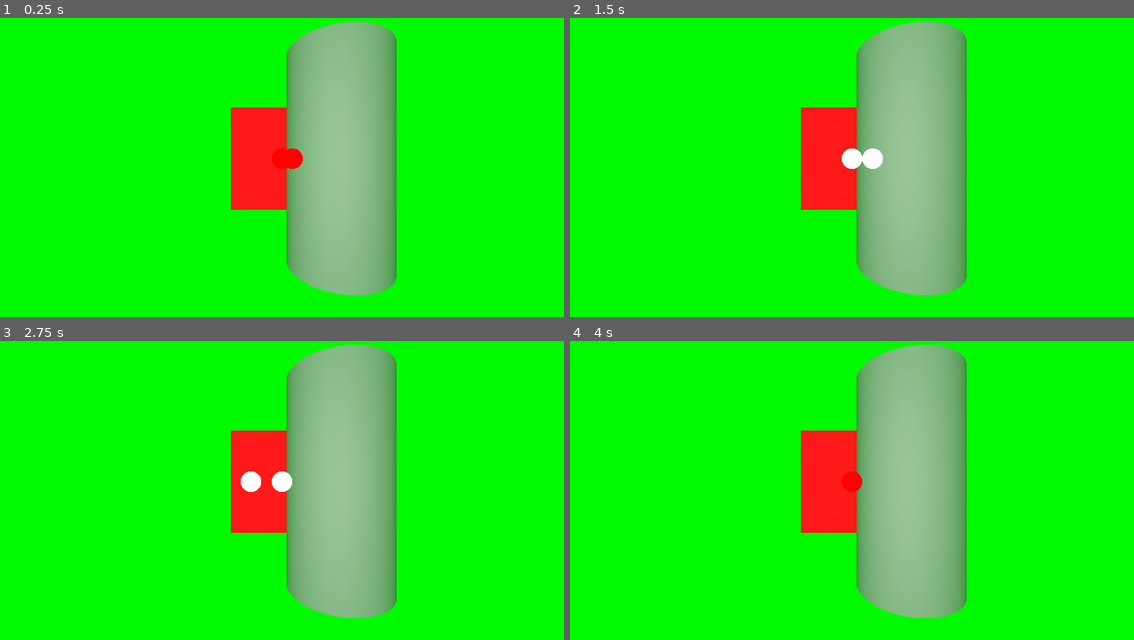
Above: before the commit, frames 1-4 (two rows, left to right).
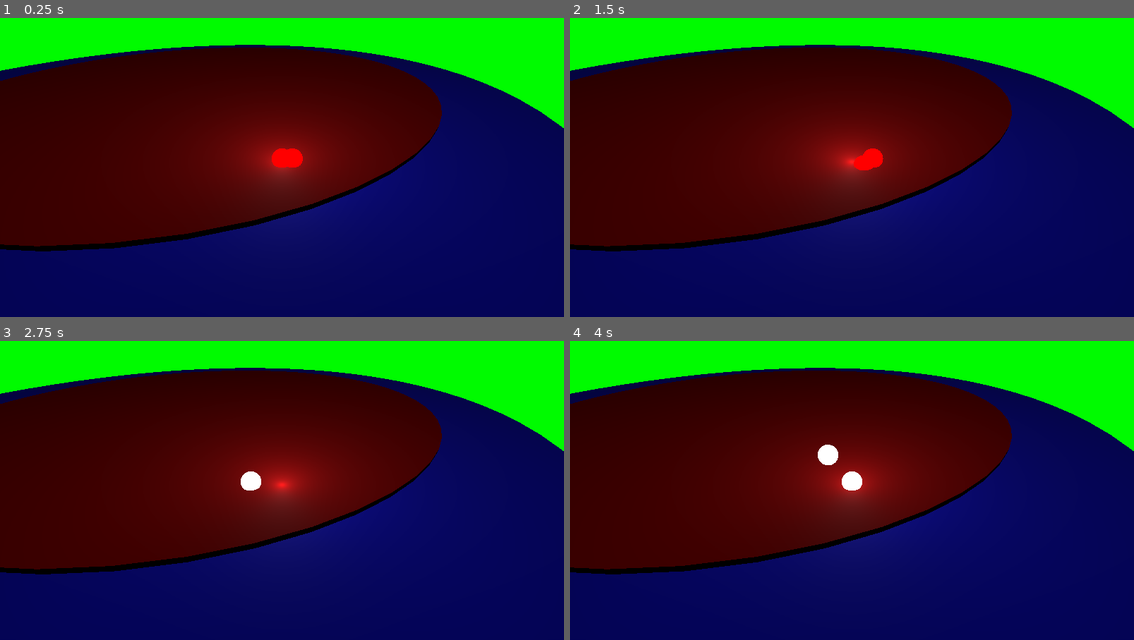
Above: after the commit, the same moments.

Repository: six-two/first-vr-test
Game: Godot game, scene res://xr_main.tscn
The game is run twice, just before and just after one commit, with the same random seed, the same clock (stepped at 60 frames per second) and the same inputs.
Inputs (mouse positions are in pixels of both pictures, inside the frame that each line leads up to):
- Up to frame 1 (0.25 s): no input
- Up to frame 2 (1.5 s): move the mouse to (976, 143) at 0.52 s; click (976, 143) at 0.67 s; drag from (739, 173) to (823, 221) at 1.27 s
- Up to frame 3 (2.75 s): move the mouse to (338, 412) at 2.02 s; click (338, 412) at 2.17 s
- Up to frame 4 (4 s): drag from (823, 544) to (682, 433) at 2.77 s; move the mouse to (1021, 529) at 3.52 s; click (1021, 529) at 3.67 s

The runs differ from the first frame. In frame 1, 86% of the frame differs, in the area x 0-100%, y 1-100%; in frame 2, 87%; in frame 3, 87%; in frame 4, 87%.

Commit message:
Added a drumb with two hit zones (edge and center)

Diff:
--- /dev/null
+++ b/taiko/drumb.tscn
@@ -0,0 +1,69 @@
+[gd_scene load_steps=10 format=3 uid="uid://bo6t1gw5eket4"]
+
+[ext_resource type="Script" uid="uid://qiwsebo5cwpv" path="res://taiko/drumb_events.gd" id="1_mcgeg"]
+
+[sub_resource type="StandardMaterial3D" id="StandardMaterial3D_2obr2"]
+albedo_color = Color(0.491791, 0.231449, 0.0140601, 1)
+
+[sub_resource type="CylinderMesh" id="CylinderMesh_mcgeg"]
+material = SubResource("StandardMaterial3D_2obr2")
+top_radius = 0.3
+bottom_radius = 0.3
+height = 0.5
+
+[sub_resource type="StandardMaterial3D" id="StandardMaterial3D_mcgeg"]
+render_priority = -1
+albedo_color = Color(0, 0, 1, 1)
+
+[sub_resource type="CylinderMesh" id="CylinderMesh_0dg4t"]
+material = SubResource("StandardMaterial3D_mcgeg")
+top_radius = 0.3
+bottom_radius = 0.3
+height = 0.05
+
+[sub_resource type="CylinderShape3D" id="CylinderShape3D_2obr2"]
+height = 0.05
+radius = 0.3
+
+[sub_resource type="StandardMaterial3D" id="StandardMaterial3D_0dg4t"]
+albedo_color = Color(1, 0, 0, 1)
+
+[sub_resource type="CylinderMesh" id="CylinderMesh_oi1fg"]
+material = SubResource("StandardMaterial3D_0dg4t")
+top_radius = 0.23
+bottom_radius = 0.23
+height = 0.05
+
+[sub_resource type="CylinderShape3D" id="CylinderShape3D_73l60"]
+height = 0.05
+radius = 0.23
+
+[node name="Drumb" type="Node3D"]
+
+[node name="Body" type="MeshInstance3D" parent="."]
+mesh = SubResource("CylinderMesh_mcgeg")
+
+[node name="Head" type="Node3D" parent="."]
+transform = Transform3D(1, 0, 0, 0, 1, 0, 0, 0, 1, 0, 0.275, 0)
+script = ExtResource("1_mcgeg")
+
+[node name="Edge" type="Node3D" parent="Head"]
+
+[node name="MeshInstance3D" type="MeshInstance3D" parent="Head/Edge"]
+mesh = SubResource("CylinderMesh_0dg4t")
+
+[node name="Area3D" type="Area3D" parent="Head/Edge"]
+
+[node name="CollisionShape3D" type="CollisionShape3D" parent="Head/Edge/Area3D"]
+shape = SubResource("CylinderShape3D_2obr2")
+
+[node name="Center" type="Node3D" parent="Head"]
+
+[node name="MeshInstance3D" type="MeshInstance3D" parent="Head/Center"]
+transform = Transform3D(1, 0, 0, 0, 1, 0, 0, 0, 1, 0, 0.00287873, 0)
+mesh = SubResource("CylinderMesh_oi1fg")
+
+[node name="Area3D" type="Area3D" parent="Head/Center"]
+
+[node name="CollisionShape3D" type="CollisionShape3D" parent="Head/Center/Area3D"]
+shape = SubResource("CylinderShape3D_73l60")
--- /dev/null
+++ b/taiko/drumb_events.gd
@@ -0,0 +1,36 @@
+extends Node3D
+
+signal drumb_center_hit(source_object)
+signal drumb_edge_hit(source_object)
+signal drumb_exited(source_object)
+
+# We need to store this to prevent an object moving from the edge to the center to trigger both edge and center events. To triger a new event, you need to fully leave the drumb first
+var already_processed = []
+
+func _ready():
+	# Connect signals to methods
+	$Edge/Area3D.connect("area_entered", self._on_area_edge_body_entered)
+	$Edge/Area3D.connect("area_exited", self._on_area_body_exited)
+
+	$Center/Area3D.connect("area_entered", self._on_area_center_body_entered)
+	$Center/Area3D.connect("area_exited", self._on_area_body_exited)
+
+func _on_area_edge_body_entered(body):
+	if body.is_in_group("Controller"):
+		if body not in already_processed:
+			if body not in $Center/Area3D.get_overlapping_areas():
+				already_processed.append(body)
+				drumb_edge_hit.emit(body)
+
+func _on_area_center_body_entered(body):
+	if body.is_in_group("Controller"):
+		if body not in already_processed:
+			already_processed.append(body)
+			drumb_center_hit.emit(body)
+
+func _on_area_body_exited(body):
+	if body.is_in_group("Controller"):
+		if body not in $Edge/Area3D.get_overlapping_areas():
+			if body not in $Center/Area3D.get_overlapping_areas():
+				already_processed.erase(body)
+				drumb_exited.emit(body)
--- /dev/null
+++ b/taiko/drumb_listener.gd
@@ -0,0 +1,37 @@
+extends Node
+
+var center_hit_material : Material
+var edge_hit_material : Material
+var normal_material : Material
+
+func _ready():
+	$Drumb/Head.connect("drumb_center_hit", self._on_drumb_center_hit)
+	$Drumb/Head.connect("drumb_edge_hit", self._on_drumb_edge_hit)
+	$Drumb/Head.connect("drumb_exited", self._on_drumb_exited)
+
+	center_hit_material = StandardMaterial3D.new()
+	center_hit_material.albedo_color = Color(1, 0, 0)
+	center_hit_material.shading_mode = BaseMaterial3D.SHADING_MODE_UNSHADED
+
+	edge_hit_material = StandardMaterial3D.new()
+	edge_hit_material.albedo_color = Color(0, 0, 1)
+	edge_hit_material.shading_mode = BaseMaterial3D.SHADING_MODE_UNSHADED
+
+func _on_drumb_center_hit(body : Area3D):
+	print("Center")
+	# This should mork for controllers
+	var mesh = body.get_node("../MeshInstance3D")
+	if mesh:
+		mesh.material_override = center_hit_material
+
+func _on_drumb_edge_hit(body):
+	print("Edge")
+	var mesh = body.get_node("../MeshInstance3D")
+	if mesh:
+		mesh.material_override = edge_hit_material
+
+func _on_drumb_exited(body):
+	print("Exited")
+	var mesh = body.get_node("../MeshInstance3D")
+	if mesh:
+		mesh.material_override = null
--- a/vr_controls/controller.gd
+++ b/vr_controls/controller.gd
@@ -16,24 +16,21 @@
 	$Area3D.scale = self.scale
 
 	# Connect signals to methods
-	$Area3D.connect("area_entered", self._on_Area_body_entered)
-	$Area3D.connect("area_exited", self._on_Area_body_exited)
+	$Area3D.connect("area_entered", self._on_area_body_entered)
+	$Area3D.connect("area_exited", self._on_area_body_exited)
 
 	# Ensure that the collision shapes are in the "Collidable" group
-	$Area3D.add_to_group("Collidable")
+	$Area3D.add_to_group("Controller")
 	print_tree_pretty()
 
 
-func _on_Area_body_entered(body):
-	print("On body entered")
-	# Change the object's color when it collides
-	if body.is_in_group("Collidable"):
+func _on_area_body_entered(body):
+	if body.is_in_group("Controller"):
 		# Change the material to a new one (or just change its color)
 		$MeshInstance3D.material_override = collision_material
 		print("Collision detected!")
 
-func _on_Area_body_exited(body):
-	# Revert the material when the object exits the collision
-	if body.is_in_group("Collidable"):
+func _on_area_body_exited(body):
+	if body.is_in_group("Controller"):
 		$MeshInstance3D.material_override = normal_material
 		print("Collision ended!")
--- a/xr_main.gd
+++ b/xr_main.gd
@@ -1,6 +1,17 @@
 # SOURCE: https://www.snopekgames.com/tutorial/2023/how-make-vr-game-webxr-godot-4
 # https://localhost:8060/tmp_js_export.html
 extends Node3D
+
+var dragging = false
+var sensitivity = 0.001
+func _unhandled_input(event):
+	if event is InputEventMouseButton:
+		if event.button_index == MOUSE_BUTTON_LEFT:
+			dragging = event.pressed  # true when pressed, false when released
+
+	if event is InputEventMouseMotion and dragging:
+		var delta = event.relative
+		$XROrigin3D/RightController.translate(Vector3(delta.x * sensitivity, -delta.y * sensitivity, 0))
 
 var webxr_interface
 
--- a/xr_main.tscn
+++ b/xr_main.tscn
@@ -1,15 +1,15 @@
-[gd_scene load_steps=8 format=3 uid="uid://cgiorurih0iad"]
+[gd_scene load_steps=9 format=3 uid="uid://cgiorurih0iad"]
 
 [ext_resource type="Script" uid="uid://bb0k5a3id5df1" path="res://xr_main.gd" id="1_qtl1l"]
 [ext_resource type="PackedScene" uid="uid://cp67yib0jrtvg" path="res://vr_controls/controller.tscn" id="2_d2wx5"]
 [ext_resource type="PackedScene" uid="uid://dv0sm8uo44k4d" path="res://vr_controls/headset.tscn" id="2_mxae5"]
+[ext_resource type="PackedScene" uid="uid://bo6t1gw5eket4" path="res://taiko/drumb.tscn" id="4_686up"]
+[ext_resource type="Script" uid="uid://b1llf5v8a3cpv" path="res://taiko/drumb_listener.gd" id="4_qc7dy"]
 
 [sub_resource type="BoxMesh" id="BoxMesh_k0sh0"]
 
 [sub_resource type="StandardMaterial3D" id="StandardMaterial3D_d2wx5"]
 albedo_color = Color(1, 0, 0, 1)
-
-[sub_resource type="CylinderMesh" id="CylinderMesh_mxae5"]
 
 [sub_resource type="Environment" id="Environment_k0sh0"]
 background_mode = 1
@@ -29,15 +29,16 @@
 
 [node name="Node3D" type="Node3D" parent="XROrigin3D"]
 transform = Transform3D(1, 0, 0, 0, 1, 0, 0, 0, 1, 0.544311, 0, -1.90895)
+script = ExtResource("4_qc7dy")
+
+[node name="Drumb" parent="XROrigin3D/Node3D" instance=ExtResource("4_686up")]
+transform = Transform3D(1, 0, 0, 0, 0.817879, -0.575391, 0, 0.575391, 0.817879, -0.620883, -0.142747, 1.58209)
 
 [node name="MeshInstance3D" type="MeshInstance3D" parent="XROrigin3D/Node3D"]
 transform = Transform3D(1, 0, 0, 0, 1, 0, 0, 0, 1, -0.544311, 0, -0.499651)
 mesh = SubResource("BoxMesh_k0sh0")
 skeleton = NodePath("")
 surface_material_override/0 = SubResource("StandardMaterial3D_d2wx5")
-
-[node name="MeshInstance3D2" type="MeshInstance3D" parent="XROrigin3D/Node3D"]
-mesh = SubResource("CylinderMesh_mxae5")
 
 [node name="RightController" parent="XROrigin3D" instance=ExtResource("2_d2wx5")]
 tracker = &"right_hand"
Not shown, added: taiko/drumb_events.gd.uid
Not shown, added: taiko/drumb_listener.gd.uid
